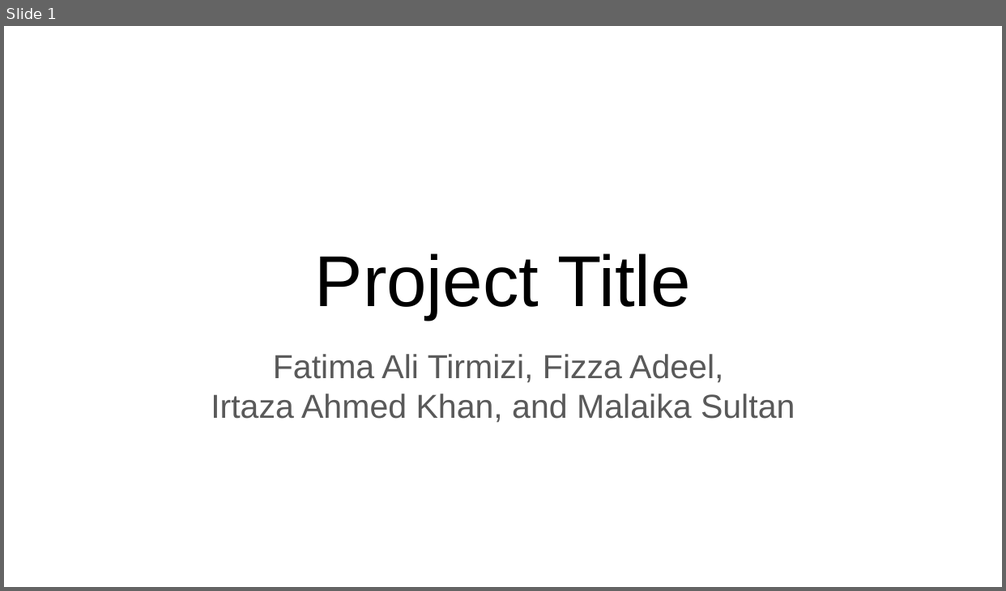
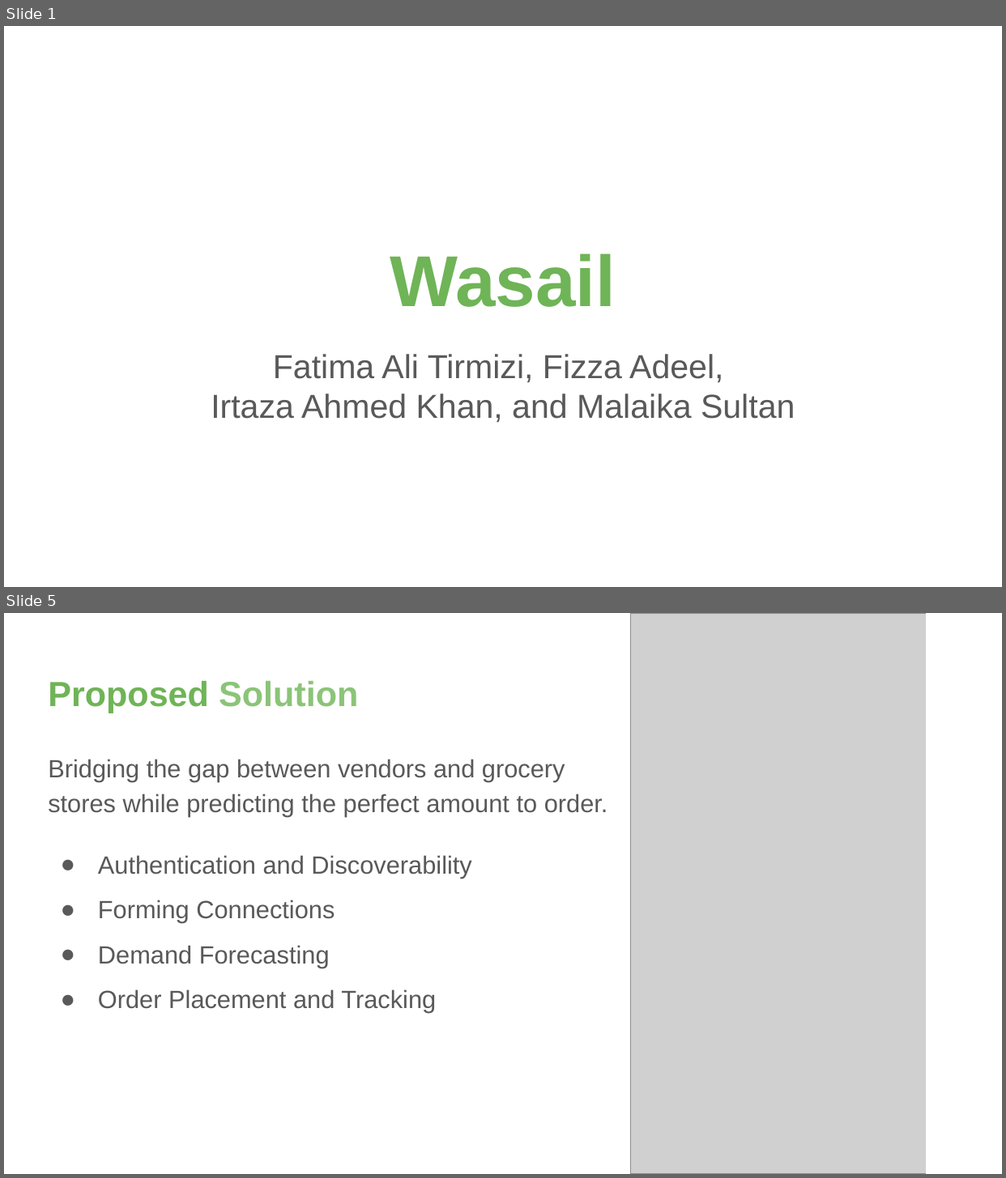
Before and after one commit to yrrebeere/prj-403, a slide deck: Project Proposal/Presentation/Presentation.pptx. Shown one above the other, each under a label of ours: slide 1 before the commit, slides 1 and 5 after it; the slides between them are not shown. The pictures are 1006x591 and 1006x1178 pixels, drawn with LibreOffice and Linux fonts; fonts in the diff are those of the drawing; grey boxes stand for pictures. Boxes give left, top, right and bottom in pixels: in the first picture for what was removed or moved away, otherwise in the second. Text is boxed around its words. In the diff, an @@ line names an element or a change of style, - is before the commit and + after.

```diff
--- a/Project Proposal/Presentation/Presentation.pptx
+++ b/Project Proposal/Presentation/Presentation.pptx
@@ slide 5 added at [4,613,1002,1174], background #FFFFFF @@
@@ picture added at [631,613,946,1174] @@
@@ rectangle added at [926,613,960,1174], fill #FFFFFF, outline #FFFFFF 0.75 pt @@
@@ title added at [48,681,358,713], 25.2 pt, text #6FB457, bold @@
+Proposed Solution
@@ text added at [48,759,608,1013], 18 pt, text #595959 @@
+Bridging the gap between vendors and grocery stores while predicting the perfect amount to order.
+● Authentication and Discoverability
+● Forming Connections
+● Demand Forecasting
+● Order Placement and Tracking
@@ slide 1 changed as well @@
@@ title at [390,254,616,307]: text changed; text colour #000000 to #6FB457; bold on @@
-Project Title
+Wasail
```
Also in this commit, not shown: 5 other slides changed, 8 other slides added, 7 slides removed, 1 other file.
